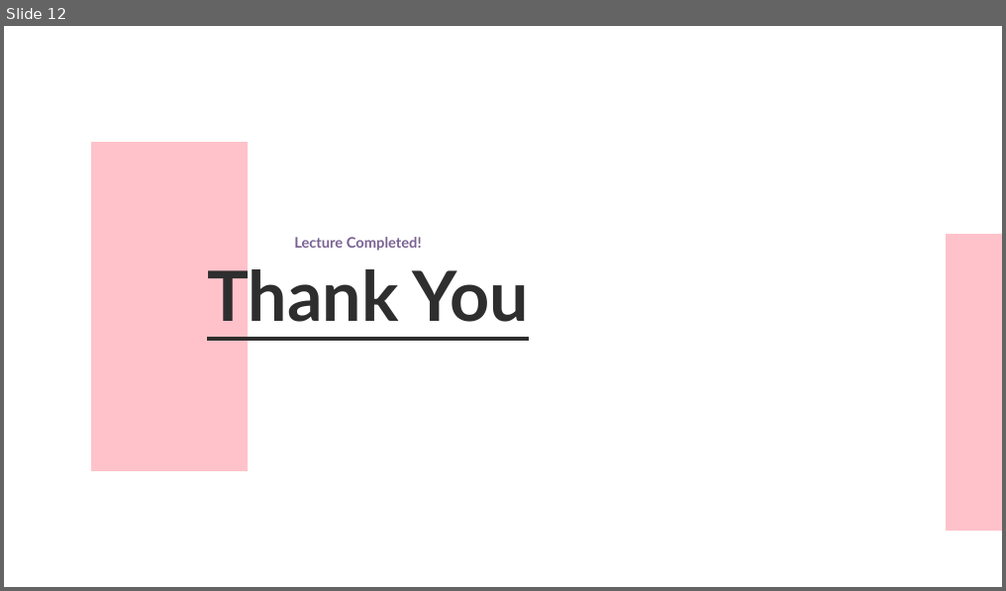
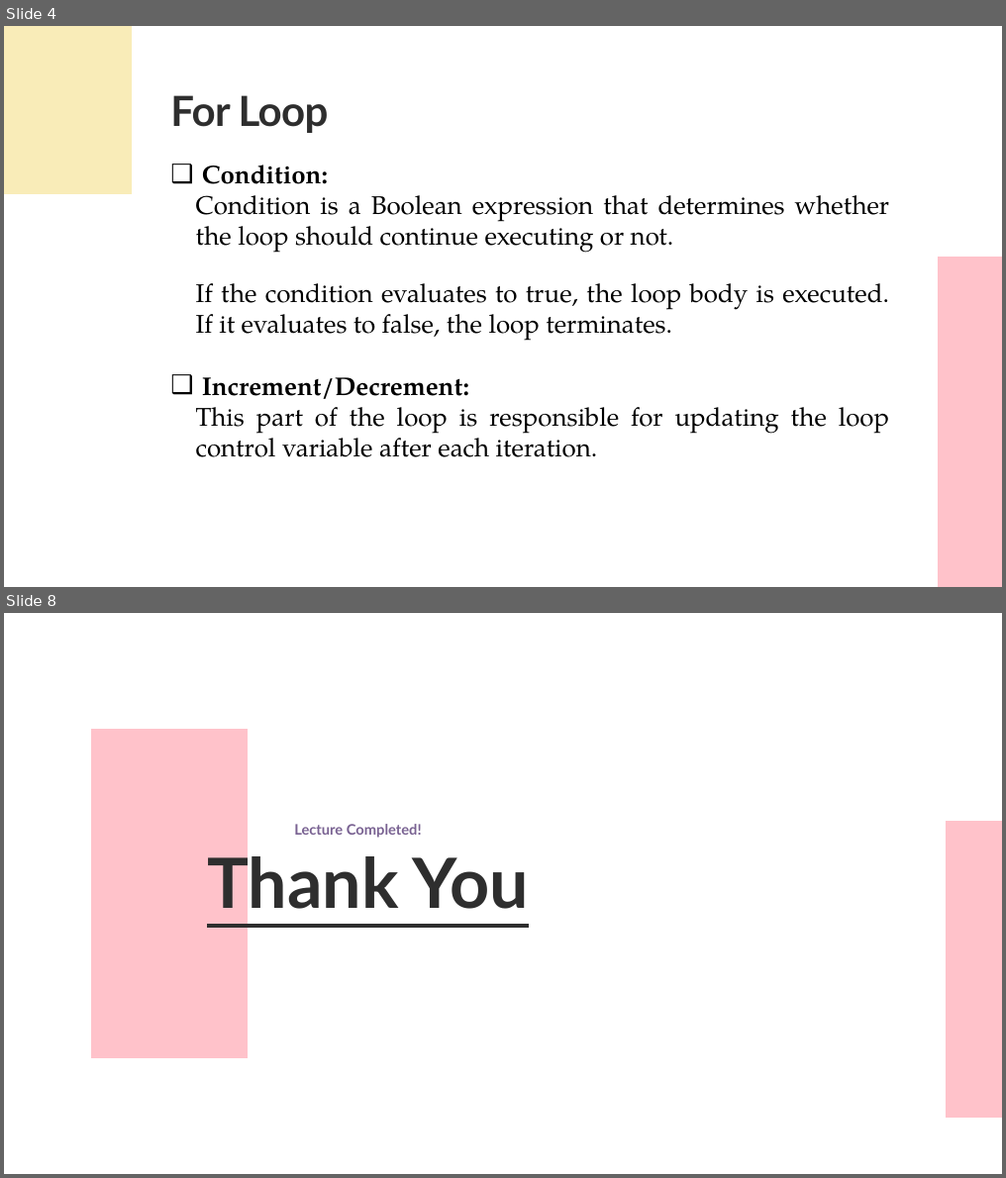
Before and after one commit to UKhayam/Programming-Fundamentals, a slide deck: PF-Lecture-5.pptx. Shown one above the other, each under a label of ours: slide 12 before the commit, slides 4 and 8 after it; the slides between them are not shown. The pictures are 1006x591 and 1006x1178 pixels, drawn with LibreOffice and Linux fonts; fonts in the diff are those of the drawing. Boxes give left, top, right and bottom in pixels: in the first picture for what was removed or moved away, otherwise in the second. Text is boxed around its words. In the diff, an @@ line names an element or a change of style, - is before the commit and + after.

```diff
--- a/PF-Lecture-5.pptx
+++ b/PF-Lecture-5.pptx
@@ slide 4 added at bbox=[4, 26, 1002, 587], background #FFFFFF @@
@@ freeform shape added at bbox=[4, 26, 132, 194], fill #F9ECB8 @@
@@ text added at bbox=[170, 95, 329, 133], 60 pt, text #2E2E2E, bold @@
+For Loop
@@ text added at bbox=[196, 165, 889, 458], 37 pt, text #000000 @@
+❑ Condition:
+  Condition is a Boolean expression that determines whether the loop should continue executing or not.
+  If the condition evaluates to true, the loop body is executed. If it evaluates to false, the loop terminates.
+❑ Increment/Decrement:
+  This part of the loop is responsible for updating the loop control variable after each iteration.
@@ freeform shape added at bbox=[938, 257, 1002, 587], fill #FFC2CA @@
@@ what was slide 12 is now slide 8 @@
```
Also in this commit, not shown: 3 slides changed, 3 other slides added, 8 slides removed, 7 other files.
